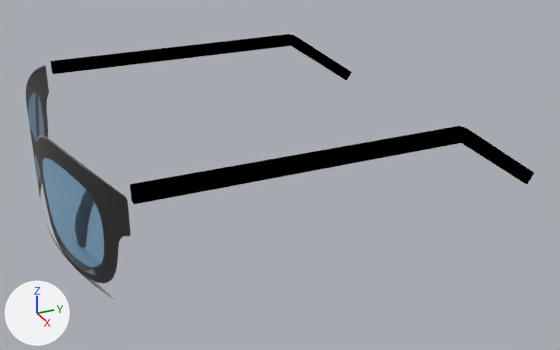
Renders of the glTF model public/ar/3d/002050A47900112.glb from each side of a commit.
One viewpoint serves both versions: a 50 mm camera at (0.266, -0.025, 0.113) aimed at (0.01, 0.09, -0.014). Lighting does not change. The marker at lower left points along +X, +Y and +Z. The first picture is the older version. Vertices at exactly the same position are counted once.

The first picture shows 'anteojo'.
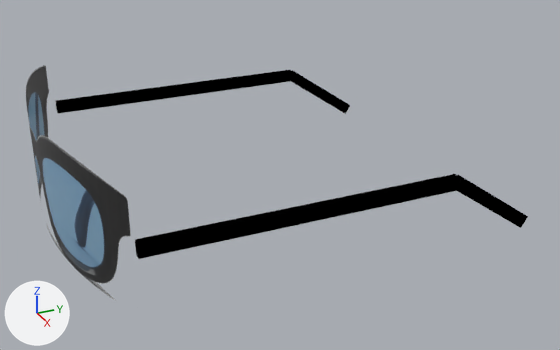
Where the change shows, as pixel boxes (x1, y1, x2, y2) in the pictures (560 x 350 px; the box of a moved part takes in the faces that stretch with it):
```json
{"object": "anteojo", "change": "reshaped", "before": [26, 34, 534, 300], "after": [26, 65, 528, 300], "on screen": "12% shorter"}
{"part": 1, "of": "me_mesh_0", "change": "moved or reshaped", "before": [51, 34, 293, 74], "after": [56, 70, 292, 113]}
{"part": 2, "of": "me_mesh_0", "change": "moved or reshaped", "before": [291, 35, 352, 81], "after": [290, 70, 350, 114]}
{"part": 3, "of": "me_mesh_0", "change": "moved or reshaped", "before": [130, 126, 465, 204], "after": [135, 174, 460, 259]}
{"part": 4, "of": "me_mesh_0", "change": "moved or reshaped", "before": [462, 127, 534, 184], "after": [457, 175, 528, 228]}
```

The change, as JSON lines over the scene's bpy script:
```json
{"block": "me_mesh_0", "where": "# used by ob_anteojo; location = (0.0, 0.0, 0.0)"}
{"op": "remove", "block": "me_mesh_0", "code": "me_mesh_0.from_pydata(...)  # 98 vertices, 112 faces; spans x -0.071..0.071, y 0.0..0.164, z -0.022..0.022"}
{"op": "add", "block": "me_mesh_0", "code": "me_mesh_0.from_pydata(...)  # 98 vertices, 112 faces; spans x -0.071..0.071, y 0.0..0.164, z -0.025..0.022"}
{"block": "me_mesh_0", "change": "me_mesh_0 part 1: the loose piece of 8 vertices spanning x -0.069..-0.067, y 0.018..0.131, z 0.015..0.02 is moved by (0.0, 0.0, -0.018)"}
{"block": "me_mesh_0", "change": "me_mesh_0 part 2: the loose piece of 8 vertices spanning x -0.069..-0.067, y 0.13..0.164, z -0.007..0.019 is moved by (0.0, 0.0, -0.018)"}
{"block": "me_mesh_0", "change": "me_mesh_0 part 3: the loose piece of 8 vertices spanning x 0.067..0.069, y 0.018..0.131, z 0.015..0.02 is moved by (0.0, 0.0, -0.018)"}
{"block": "me_mesh_0", "change": "me_mesh_0 part 4: the loose piece of 8 vertices spanning x 0.067..0.069, y 0.13..0.164, z -0.007..0.019 is moved by (0.0, 0.0, -0.018)"}
```
